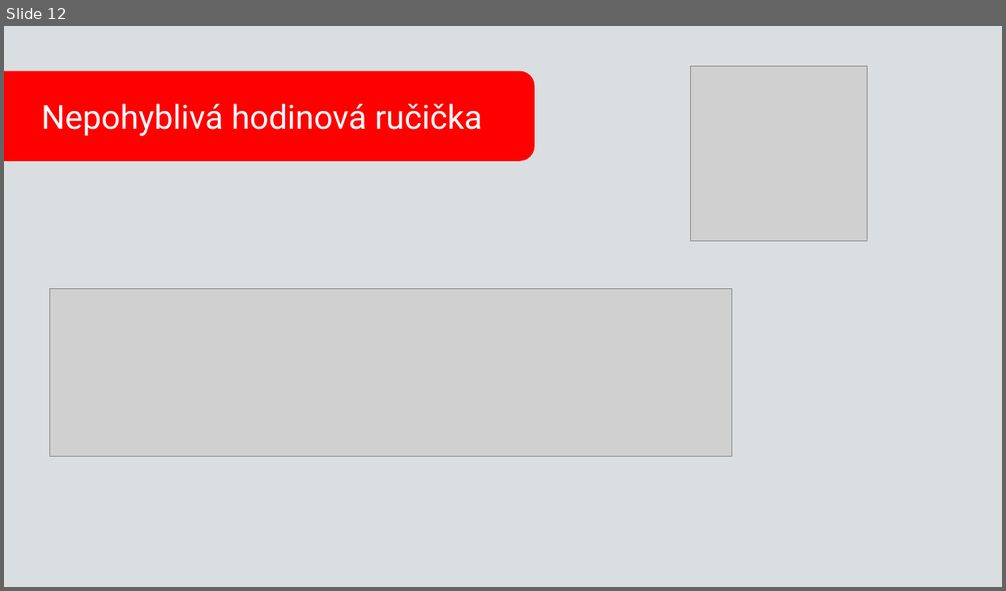
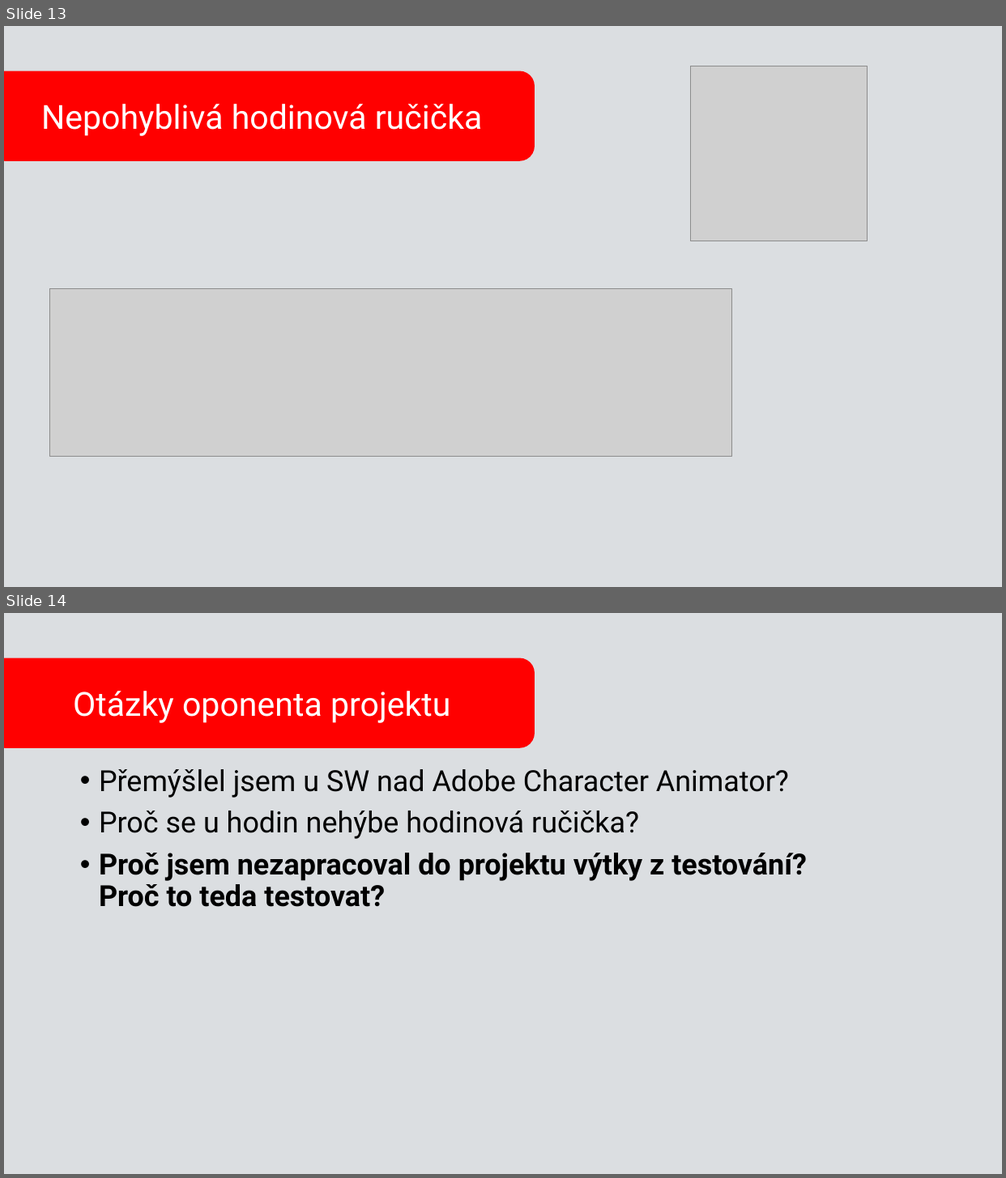
Before and after one commit to simonvystrcil/Maturitn--projekt, a slide deck: Prezentace_karkulka.odp. Shown one above the other, each under a label of ours: slide 12 before the commit, slides 13 and 14 after it. The pictures are 1006x591 and 1006x1178 pixels, drawn with LibreOffice and Linux fonts; fonts in the diff are those of the drawing; grey boxes stand for pictures. Boxes give left, top, right and bottom in pixels: in the first picture for what was removed or moved away, otherwise in the second. Text is boxed around its words. In the diff, an @@ line names an element or a change of style, - is before the commit and + after.

```diff
--- a/Prezentace_karkulka.odp
+++ b/Prezentace_karkulka.odp
@@ slide 14 added at <box>4,613,1002,1174</box>, background #DBDEE1 @@
@@ freeform shape added at <box>4,658,535,747</box>, fill #FF0000, 32 pt, text #FFFFFF @@
+Otázky oponenta projektu
@@ text added at <box>99,769,807,907</box>, 28 pt, text #000000 @@
+• Přemýšlel jsem u SW nad Adobe Character Animator?
+• Proč se u hodin nehýbe hodinová ručička?
+• Proč jsem nezapracoval do projektu výtky z testování? Proč to teda testovat?
@@ what was slide 12 is now slide 13 @@
```
Also in this commit, not shown: 16 other slides changed.
